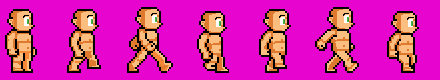
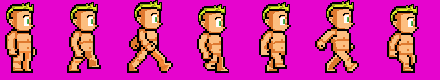
Before/after of a (440, 80) layered artwork. What changed in the layer stack:
added layer "Calque 3 copie 6" above "Calque 3 copie 5" over <box>390,4,418,22</box>
added layer "Calque 3 copie 5" above "Calque 3 copie 4" over <box>326,0,354,18</box>
added layer "Calque 3 copie 4" above "Calque 3 copie 3" over <box>262,2,290,20</box>
added layer "Calque 3 copie 3" above "Calque 3 copie 2" over <box>198,4,226,22</box>
added layer "Calque 3 copie 2" above "Calque 3 copie" over <box>134,0,162,18</box>
added layer "Calque 3 copie" above "Calque 3" over <box>70,2,98,20</box>
added layer "Calque 3" above "Calque 2" over <box>6,2,34,20</box>
